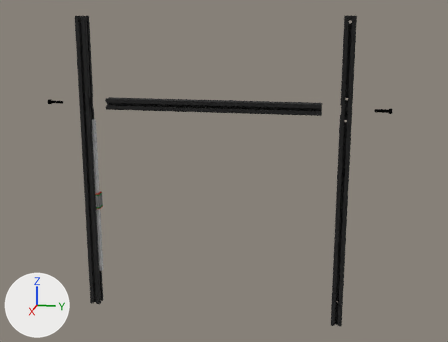
One commit to the glTF model Graphics/2_3_1.glb: the scene before it, then after it.
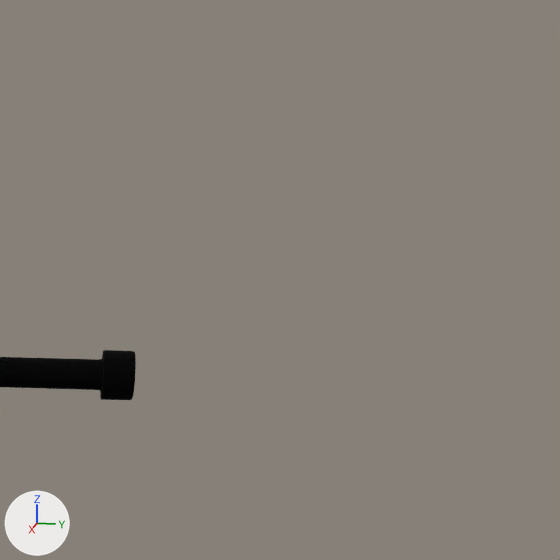
The first picture shows the older version from a camera (50 mm lens) standing at (1.618, 0.714, 0.828) and looking at (-0.014, 0.388, 0.42). The close-ups show the older and then the newer version on the part from 84% to 97% of the width and 21% to 38% of the height of that picture. Only the edits that show in the close-ups are written down. The axes (+X, +Y, +Z) are drawn at lower left. The lights are the same throughout. Where no turn or scale is listed for an object, it has been applied to the vertices.

Names of what the first close-up shows: 'DIN 912 M8x35 001'.
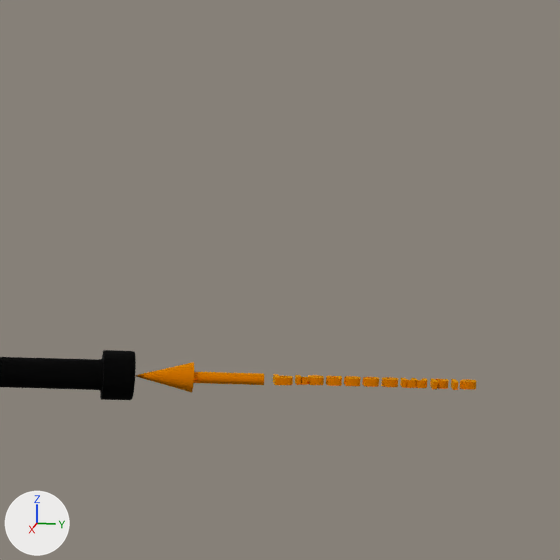
Pixel boxes (x1, y1, x2, y2) of what changed, in the close-ups (560 x 560 px):
'1_1_Arrow_orange_pre-assemble v015', added
    after: (135, 362, 264, 393)
'1_1_Arrow_orange_pre-assemble v022', added
    after: (400, 378, 428, 388)
'1_1_Arrow_orange_pre-assemble v026', added
    after: (273, 374, 293, 385)
'1_1_Arrow_orange_pre-assemble v020', added
    after: (430, 378, 449, 389)
'1_1_Arrow_orange_pre-assemble v023', added
    after: (362, 377, 379, 387)
'1_1_Arrow_orange_pre-assemble v018', added
    after: (460, 379, 477, 390)
'1_1_Arrow_orange_pre-assemble v024', added
    after: (344, 376, 361, 386)
'1_1_Arrow_orange_pre-assemble v017', added
    after: (326, 376, 342, 386)
'1_1_Arrow_orange_pre-assemble v019', added
    after: (381, 377, 398, 387)
'1_1_Arrow_orange_pre-assemble v025', added
    after: (308, 375, 324, 385)
'1_1_Arrow_orange_pre-assemble v016', added
    after: (295, 375, 308, 385)
'1_1_Arrow_orange_pre-assemble v021', added
    after: (451, 379, 459, 390)

Edits to the bpy script that builds the scene:
```text
Add ob_1_1_arrow_orange_pre_assemble_v026:
    ob_1_1_arrow_orange_pre_assemble_v026 = bpy.data.objects.new('1_1_Arrow_orange_pre-assemble v026', me_1_1_arrow_orange_pre_assemble_v013_001)  # 94 vertices, 188 faces; spans x -0.003..0.003, y 0.0026..0.00719, z -0.001..0.001; in mat_mat_13 (yellow #f0aa06)
    ob_1_1_arrow_orange_pre_assemble_v026.location = (-0.0002, 0.857, 0.6)
Add ob_1_1_arrow_orange_pre_assemble_v025:
    ob_1_1_arrow_orange_pre_assemble_v025 = bpy.data.objects.new('1_1_Arrow_orange_pre-assemble v025', me_1_1_arrow_orange_pre_assemble_v012_001)  # 144 vertices, 288 faces; spans x -0.0031..0.00144, y 0.01111..0.01517, z -0.001..0.001; in mat_mat_13 (yellow #f0aa06)
    ob_1_1_arrow_orange_pre_assemble_v025.location = (-0.0002, 0.857, 0.6)
Add ob_1_1_arrow_orange_pre_assemble_v024:
    ob_1_1_arrow_orange_pre_assemble_v024 = bpy.data.objects.new('1_1_Arrow_orange_pre-assemble v024', me_1_1_arrow_orange_pre_assemble_v011_001)  # 201 vertices, 398 faces; spans x -0.0031..0.00144, y 0.02036..0.02442, z -0.001..0.001; in mat_mat_13 (yellow #f0aa06)
    ob_1_1_arrow_orange_pre_assemble_v024.location = (-0.0002, 0.857, 0.6)
Add ob_1_1_arrow_orange_pre_assemble_v023:
    ob_1_1_arrow_orange_pre_assemble_v023 = bpy.data.objects.new('1_1_Arrow_orange_pre-assemble v023', me_1_1_arrow_orange_pre_assemble_v010_001)  # 201 vertices, 398 faces; spans x -0.0031..0.00144, y 0.02502..0.02908, z -0.001..0.001; in mat_mat_13 (yellow #f0aa06)
    ob_1_1_arrow_orange_pre_assemble_v023.location = (-0.0002, 0.857, 0.6)
Add ob_1_1_arrow_orange_pre_assemble_v022:
    ob_1_1_arrow_orange_pre_assemble_v022 = bpy.data.objects.new('1_1_Arrow_orange_pre-assemble v022', me_1_1_arrow_orange_pre_assemble_v009_001)  # 143 vertices, 282 faces; spans x -0.003..0.00144, y 0.03467..0.04106, z -0.001..0.001; in mat_mat_13 (yellow #f0aa06)
    ob_1_1_arrow_orange_pre_assemble_v022.location = (-0.0002, 0.857, 0.6)
Add ob_1_1_arrow_orange_pre_assemble_v021:
    ob_1_1_arrow_orange_pre_assemble_v021 = bpy.data.objects.new('1_1_Arrow_orange_pre-assemble v021', me_1_1_arrow_orange_pre_assemble_v008_001)  # a box spanning x -0.003..0.003, y 0.04732..0.04847, z -0.001..0.001; in mat_mat_13 (yellow #f0aa06)
    ob_1_1_arrow_orange_pre_assemble_v021.location = (-0.0002, 0.857, 0.6)
Add ob_1_1_arrow_orange_pre_assemble_v020:
    ob_1_1_arrow_orange_pre_assemble_v020 = bpy.data.objects.new('1_1_Arrow_orange_pre-assemble v020', me_1_1_arrow_orange_pre_assemble_v007_001)  # 143 vertices, 286 faces; spans x -0.0031..0.003, y 0.04215..0.0464, z -0.001..0.001; in mat_mat_13 (yellow #f0aa06)
    ob_1_1_arrow_orange_pre_assemble_v020.location = (-0.0002, 0.857, 0.6)
Add ob_1_1_arrow_orange_pre_assemble_v019:
    ob_1_1_arrow_orange_pre_assemble_v019 = bpy.data.objects.new('1_1_Arrow_orange_pre-assemble v019', me_1_1_arrow_orange_pre_assemble_v006_001)  # 144 vertices, 288 faces; spans x -0.0031..0.00144, y 0.02975..0.03381, z -0.001..0.001; in mat_mat_13 (yellow #f0aa06)
    ob_1_1_arrow_orange_pre_assemble_v019.location = (-0.0002, 0.857, 0.6)
Add ob_1_1_arrow_orange_pre_assemble_v018:
    ob_1_1_arrow_orange_pre_assemble_v018 = bpy.data.objects.new('1_1_Arrow_orange_pre-assemble v018', me_1_1_arrow_orange_pre_assemble_v005_001)  # 144 vertices, 288 faces; spans x -0.0031..0.00144, y 0.04932..0.05338, z -0.001..0.001; in mat_mat_13 (yellow #f0aa06)
    ob_1_1_arrow_orange_pre_assemble_v018.location = (-0.0002, 0.857, 0.6)
Add ob_1_1_arrow_orange_pre_assemble_v017:
    ob_1_1_arrow_orange_pre_assemble_v017 = bpy.data.objects.new('1_1_Arrow_orange_pre-assemble v017', me_1_1_arrow_orange_pre_assemble_v004_001)  # 187 vertices, 374 faces; spans x -0.0031..0.00144, y 0.0158..0.01988, z -0.001..0.001; in mat_mat_13 (yellow #f0aa06)
    ob_1_1_arrow_orange_pre_assemble_v017.location = (-0.0002, 0.857, 0.6)
Add ob_1_1_arrow_orange_pre_assemble_v016:
    ob_1_1_arrow_orange_pre_assemble_v016 = bpy.data.objects.new('1_1_Arrow_orange_pre-assemble v016', me_1_1_arrow_orange_pre_assemble_v003_001)  # 57 vertices, 110 faces; spans x -0.003..0.00144, y 0.00813..0.01095, z -0.001..0.001; in mat_mat_13 (yellow #f0aa06)
    ob_1_1_arrow_orange_pre_assemble_v016.location = (-0.0002, 0.857, 0.6)
Add ob_1_1_arrow_orange_pre_assemble_v015:
    ob_1_1_arrow_orange_pre_assemble_v015 = bpy.data.objects.new('1_1_Arrow_orange_pre-assemble v015', me_1_1_arrow_orange_pre_assemble_v2_001)  # 159 vertices, 314 faces; spans x -0.004..0.004, y -0.033..0.0, z -0.004..0.004; in mat_mat_13 (yellow #f0aa06)
    ob_1_1_arrow_orange_pre_assemble_v015.location = (-0.0002, 0.857, 0.6)
```
